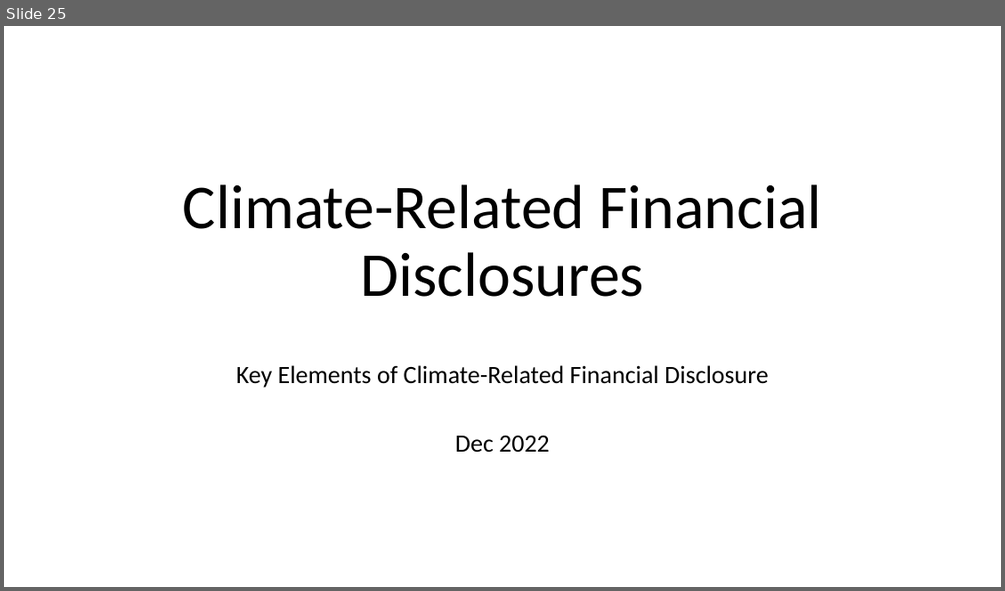
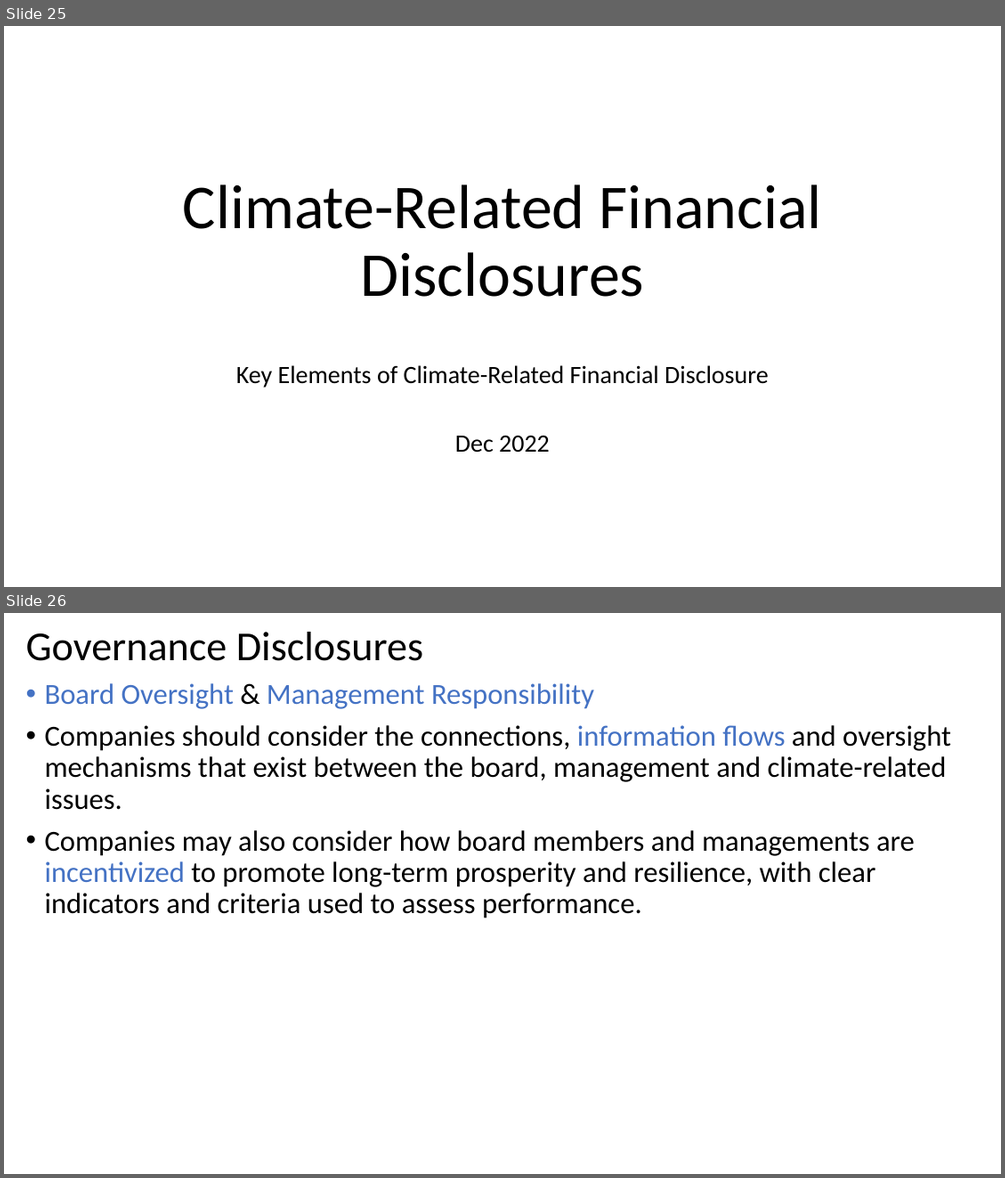
Before and after one commit to gowestyang/finance, a slide deck: 2022_tcfd-knowledge-hub/202212_tcfd-knowledge-hub.pptx. Shown one above the other, each under a label of ours: slide 25 before the commit, slides 25 and 26 after it. The pictures are 1005x591 and 1005x1178 pixels, drawn with LibreOffice and Linux fonts; fonts in the diff are those of the drawing. Boxes give left, top, right and bottom in pixels: in the first picture for what was removed or moved away, otherwise in the second. Text is boxed around its words. In the diff, an @@ line names an element or a change of style, - is before the commit and + after.

```diff
--- a/2022_tcfd-knowledge-hub/202212_tcfd-knowledge-hub.pptx
+++ b/2022_tcfd-knowledge-hub/202212_tcfd-knowledge-hub.pptx
@@ slide 26 added at bbox=[4, 613, 1001, 1174], background #FFFFFF @@
@@ title added at bbox=[26, 632, 423, 661], 39.6 pt, text #000000 @@
+Governance Disclosures
@@ text added at bbox=[45, 683, 951, 918], 28 pt, text #000000 @@
+• Board Oversight & Management Responsibility
+• Companies should consider the connections, information flows and oversight mechanisms that exist between the board, management and climate-related issues.
+• Companies may also consider how board members and managements are incentivized to promote long-term prosperity and resilience, with clear indicators and criteria used to assess performance.
```
Also in this commit, not shown: 2 slides changed, 16 other slides added, 2 slides removed, 1 other file.
